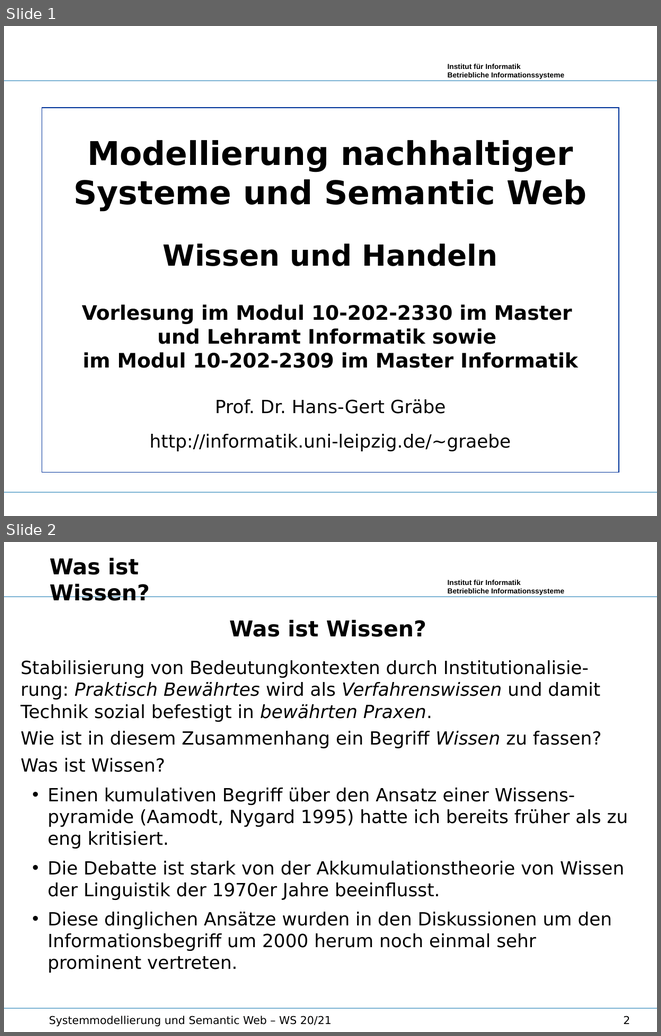
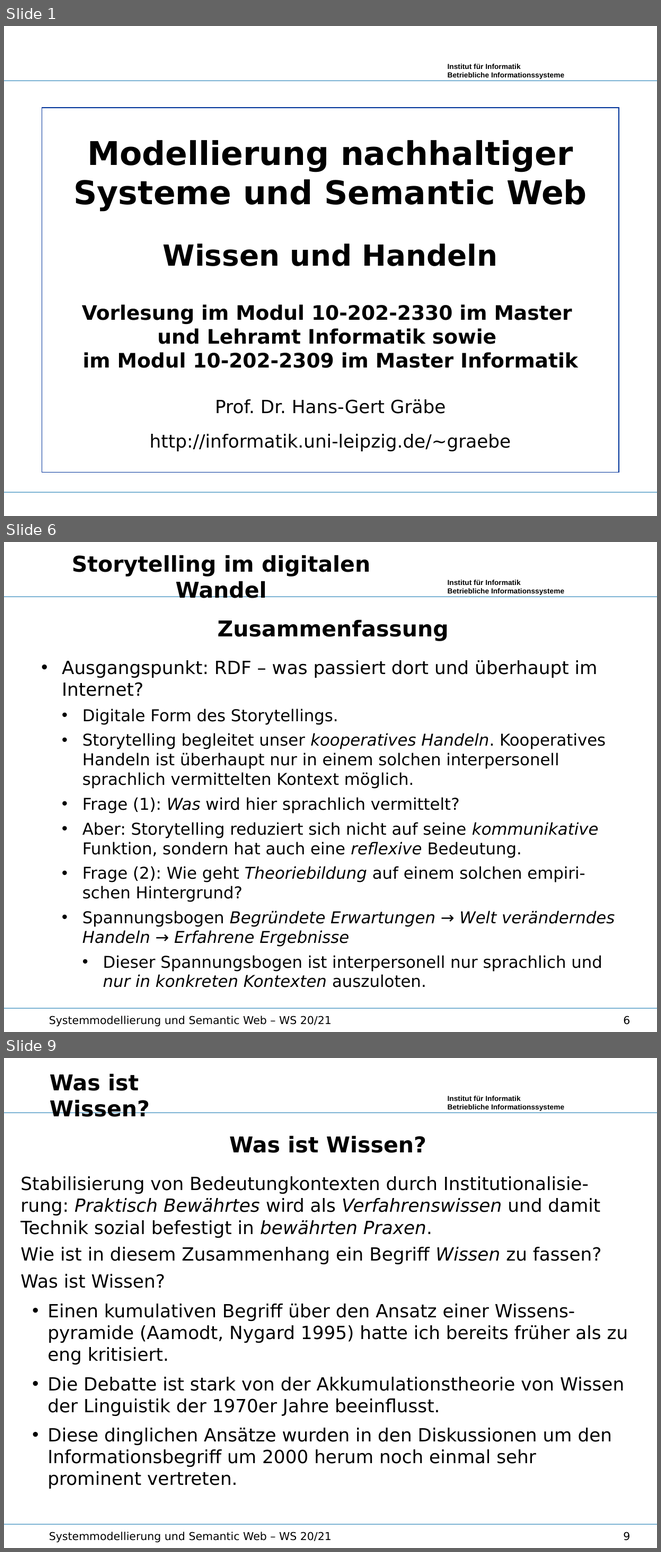
Before and after one commit to wumm-project/Leipzig-Seminar, a slide deck: Wintersemester-2020/Vorlesung/Wissen.odp. Shown one above the other, each under a label of ours: slides 1 and 2 before the commit, slides 1, 6 and 9 after it; the slides between them are not shown. The pictures are 661x1036 and 661x1552 pixels, drawn with LibreOffice and Linux fonts; fonts in the diff are those of the drawing; background and template pictures are left out. Boxes give left, top, right and bottom in pixels: in the first picture for what was removed or moved away, otherwise in the second. Text is boxed around its words. In the diff, an @@ line names an element or a change of style, - is before the commit and + after.

```diff
--- a/Wintersemester-2020/Vorlesung/Wissen.odp
+++ b/Wintersemester-2020/Vorlesung/Wissen.odp
@@ slide 6 added at [4, 542, 657, 1032], background #FFFFFF; not listed: 3 template elements that a slide beside it also shows @@
@@ text added at [72, 555, 370, 598], 24 pt, text #000000, bold @@
+Storytelling im digitalen Wandel
@@ text added at [62, 619, 615, 987], 18 pt, text #000000 @@
+Zusammenfassung
+• Ausgangspunkt: RDF – was passiert dort und überhaupt im Internet?
+  • Digitale Form des Storytellings.
+  • Storytelling begleitet unser kooperatives Handeln. Kooperatives Handeln ist überhaupt nur in einem solchen interpersonell sprachlich vermittelten Kontext möglich.
+  • Frage (1): Was wird hier sprachlich vermittelt?
+  • Aber: Storytelling reduziert sich nicht auf seine kommunikative Funktion, sondern hat auch eine reflexive Bedeutung.
+  • Frage (2): Wie geht Theoriebildung auf einem solchen empiri-schen Hintergrund?
+  • Spannungsbogen Begründete Erwartungen → Welt veränderndes Handeln → Erfahrene Ergebnisse
+    • Dieser Spannungsbogen ist interpersonell nur sprachlich und nur in konkreten Kontexten auszuloten.
@@ text added at [49, 1015, 332, 1026], 12 pt, text #000000 @@
+Systemmodellierung und Semantic Web – WS 20/21
@@ page number added at [623, 1015, 630, 1024], 12 pt, text #000000 @@
+6
@@ what was slide 2 is now slide 9 @@
@@ page number at [623, 1531, 630, 1540]: text changed @@
-2
+9
```
Also in this commit, not shown: 9 slides changed, 6 other slides added, 8 slides removed, 4 other files.
